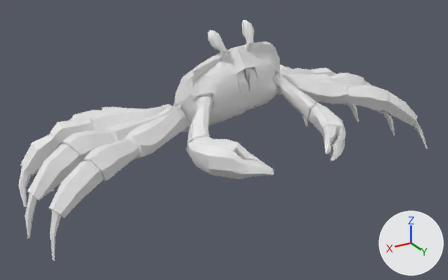
Two versions of the Blender file Crab_Asset.blend, one commit apart.
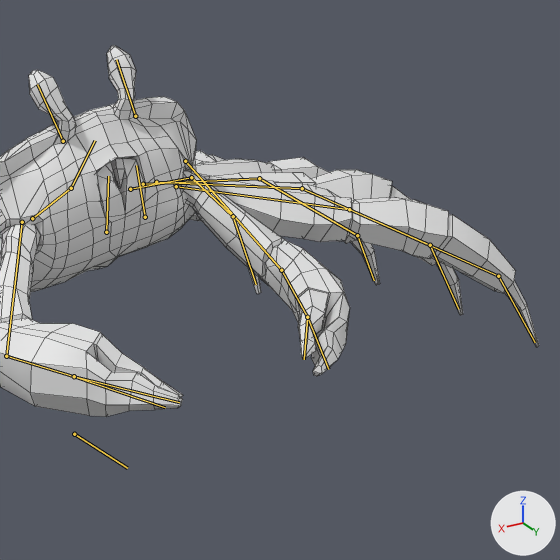
Each version is shown whole from a camera (50 mm lens) standing at (0.103, 0.1614, 0.1026) and looking at (0.0052, -0.0016, 0.0211), then close up on the part from 44% to 97% of the width and 0% to 86% of the height. Lighting does not change. The marker at lower right points along +X, +Y and +Z. Both versions are drawn at frame 30 of the action 'Crab Stab'; the numbers are the values there. The bones that bend it are drawn over the model as lines in the close-ups. The close-ups show mesh edges as thin lines.

Objects in the first close-up: 'Crab_LOD0'.
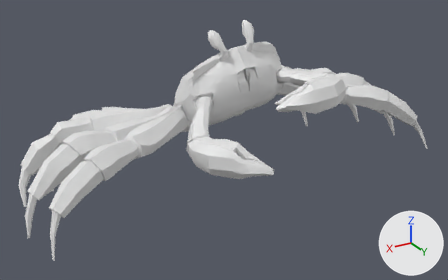
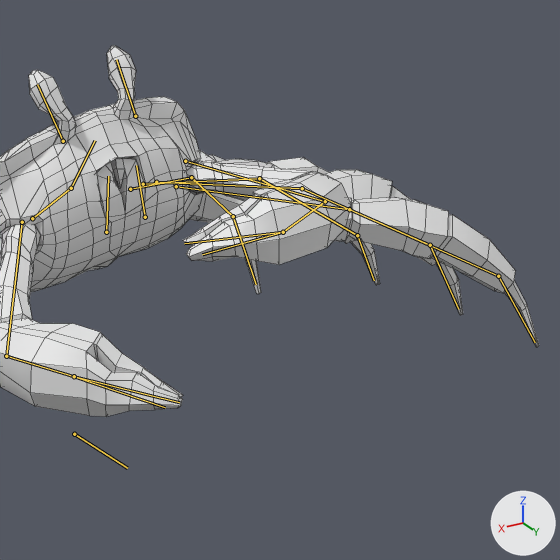
What the commit changed:
Bone 'CTR.Pincer.L' (bone_ctr_pincer_l) moves from (0.0, 0.0, 0.0) to (0.0017, -0.0029, 0.0117).
Bone 'CTR.Pincer.L' (bone_ctr_pincer_l) turns from (0, 0, 0) to (-2, 11, 0) degrees about its own x, y and z.
Bone 'Pincer.Pole.L' (bone_pincer_pole_l) moves from (0.0, 0.0, 0.0) to (0.0039, -0.0035, 0.0123).

What differs and where, as boxes (x1, y1, x2, y2) in the close-ups (560 x 560 px):
'Crab_LOD0', posed: (0, 46, 539, 417) in both
